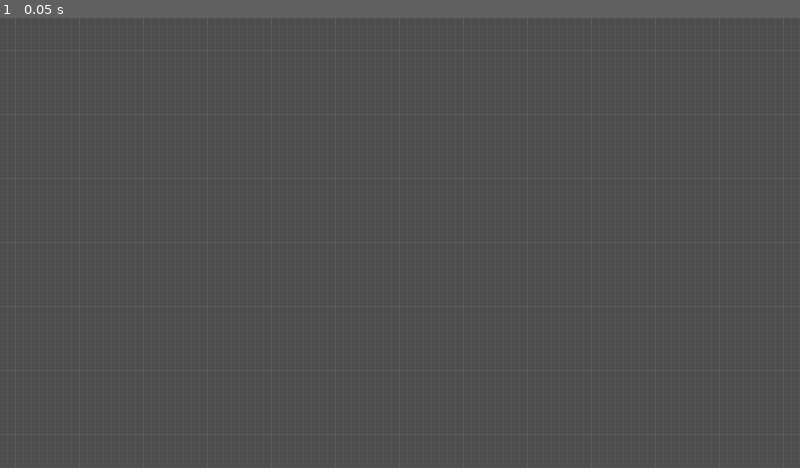
Above: before the commit, frame 1.
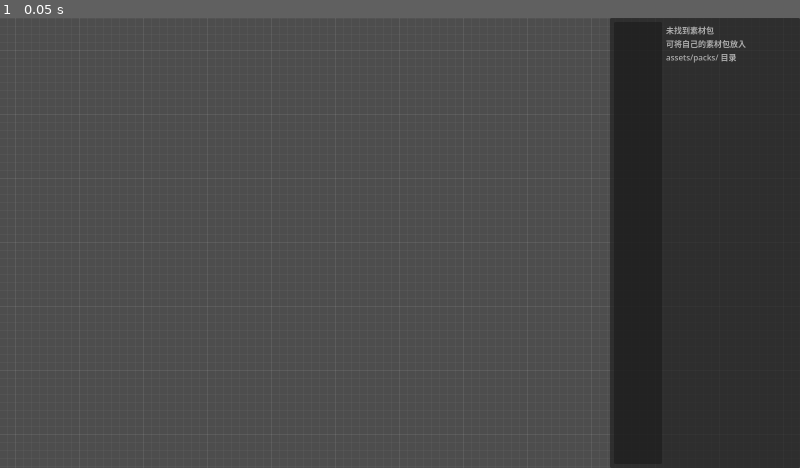
Above: after the commit, the same moment.

Repository: Xeehho/tilemason
Game: Godot game, scene res://scenes/main.tscn
Same seed, same stepped clock (60 frames per second), same inputs: the game is played once before the commit and once after it.
Inputs:
- Up to frame 1 (0.05 s): no input

The runs differ from the first frame. In frame 1, 24% of the frame differs, in the area x 76-100%, y 0-100%.

Commit message:
feat: 素材面板 UI——分类列表与整数倍缩略图（P0）
- 新增 AssetPanel（src/ui/asset_panel.gd）：纯代码动态构建，左侧分类列表
  （design.md §6.1 九类中文名，仅显示实际有素材的分类），右侧缩略图网格
  （3 列，带名称与占格尺寸 tooltip），点击选中高亮并发 asset_selected 信号
- 像素纪律落地：缩略图整数倍放大 + 最近邻重采样（16px→4x=64、48px→1x=48），
  不做任意拉伸；缩略图纹理按素材缓存
- main.gd：面板右侧 380px 全高停靠（画布之上、网格线之下）；记录选中素材
  供放置工具使用；空库时面板给出放置素材包的引导文案
- 新增无人值守视觉取证基建：窗口模式追加 -- --screenshot 用户参数，
  延时 1.2s 截屏 viewport 存 user://screenshot_editor.png 后自动退出
  （headless 无渲染，视觉验证统一走此通道）
- 验证：--import、check-only 全 0、冒烟正常（素材 8 项）、双探针
  20/20+42/42 重跑通过；截图经视觉分析验收：4 分类中文正常、缩略图
  渲染清晰、画布网格可见、无越界/空白/乱码/重叠缺陷

Co-authored-by: GLM <noreply@z.ai>

Diff:
--- a/src/main.gd
+++ b/src/main.gd
@@ -6,7 +6,8 @@
 
 var _document := MapDocument.new() ## 地图文档（design.md §9：规则方块层 + 自由物件层）
 var _commands := CommandStack.new() ## 命令栈（撤销/重做地基，后续工具路由接入）
-var _library := AssetLibrary.new() ## 素材库（扫描 assets/packs 与 user://packs）
+var _library := AssetLibrary.new() ## 素材库（扫描 assets/demo、assets/packs 与 user://packs）
+var _selected_asset_id := "" ## 当前选中素材（素材面板点击，后续放置工具使用）
 
 func _ready() -> void:
 	var camera := EditorCamera.new()
@@ -17,4 +18,41 @@
 	add_child(grid)
 
 	var asset_count := _library.scan(AssetLibrary.default_roots())
+	_build_asset_panel()
+
 	print("[TileMason] 编辑器骨架启动：grid=%dpx，文档 %d 层就绪，素材 %d 项；滚轮缩放，中键/空格+左键平移" % [DEFAULT_GRID, _document.layer_count(), asset_count])
+
+	if OS.get_cmdline_user_args().has("--screenshot"):
+		_capture_screenshot() # 无人值守视觉取证：延时截屏后退出
+
+## 素材面板：右侧全高停靠（design.md §6.1 最小版）
+func _build_asset_panel() -> void:
+	var layer := CanvasLayer.new()
+	layer.layer = 10 # 画布之上、网格覆盖层(100)之下
+	add_child(layer)
+	var panel := AssetPanel.new()
+	panel.setup(_library)
+	panel.asset_selected.connect(_on_asset_selected)
+	layer.add_child(panel)
+	panel.anchor_left = 1.0
+	panel.anchor_right = 1.0
+	panel.anchor_top = 0.0
+	panel.anchor_bottom = 1.0
+	panel.offset_left = -380
+	panel.offset_right = 0
+	panel.offset_top = 0
+	panel.offset_bottom = 0
+
+func _on_asset_selected(asset_id: String) -> void:
+	_selected_asset_id = asset_id
+	var asset := _library.get_asset(asset_id)
+	if not asset.is_empty():
+		print("[TileMason] 选中素材：%s（%s · %s）" % [asset["name"], asset_id, asset["category"]])
+
+## 视觉取证用：等待布局与纹理就绪后截屏存盘并退出（须窗口模式运行，headless 无渲染）
+func _capture_screenshot() -> void:
+	await get_tree().create_timer(1.2).timeout
+	var img := get_viewport().get_texture().get_image()
+	img.save_png("user://screenshot_editor.png")
+	print("[TileMason] 截图：%s" % ProjectSettings.globalize_path("user://screenshot_editor.png"))
+	get_tree().quit(0)
--- /dev/null
+++ b/src/ui/asset_panel.gd
@@ -0,0 +1,129 @@
+class_name AssetPanel
+extends PanelContainer
+## 素材面板（design.md §6.1 最小版）：左分类列表 + 右缩略图网格
+## 像素纪律：缩略图整数倍放大 + 最近邻重采样，不做任意拉伸
+## 全部节点代码动态创建（.tscn 精简纪律）
+
+signal asset_selected(asset_id: String)
+
+const THUMB_BOX := 64 ## 缩略图最大边（px）：16px→4x=64、48px→1x=48，均为整数倍
+const PANEL_WIDTH := 380
+
+## 分类显示名（design.md §6.1）
+const CATEGORY_NAMES := {
+	"ground": "地面", "road": "道路", "wall": "墙体", "building": "建筑",
+	"tree": "树木", "stall": "摊位", "indoor": "室内", "furniture": "家具", "deco": "装饰",
+}
+
+var _library: AssetLibrary
+var _category_list: ItemList
+var _grid: GridContainer
+var _empty_hint: Label
+var _selected: TextureButton
+var _thumbs := {} # asset_id -> ImageTexture（整数倍缩放后的缩略图）
+
+func setup(library: AssetLibrary) -> void:
+	_library = library
+	custom_minimum_size = Vector2(PANEL_WIDTH, 0)
+	_build_ui()
+	_populate_categories()
+
+func _build_ui() -> void:
+	var margin := MarginContainer.new()
+	margin.add_theme_constant_override("margin_left", 8)
+	margin.add_theme_constant_override("margin_right", 8)
+	margin.add_theme_constant_override("margin_top", 8)
+	margin.add_theme_constant_override("margin_bottom", 8)
+	margin.set_anchors_preset(Control.PRESET_FULL_RECT)
+	add_child(margin)
+
+	var hbox := HBoxContainer.new()
+	hbox.add_theme_constant_override("separation", 8)
+	hbox.set_anchors_preset(Control.PRESET_FULL_RECT)
+	margin.add_child(hbox)
+
+	_category_list = ItemList.new()
+	_category_list.custom_minimum_size = Vector2(96, 0)
+	_category_list.size_flags_vertical = Control.SIZE_EXPAND_FILL
+	_category_list.item_selected.connect(_on_category_selected)
+	hbox.add_child(_category_list)
+
+	var scroll := ScrollContainer.new()
+	scroll.horizontal_scroll_mode = ScrollContainer.SCROLL_MODE_DISABLED
+	scroll.size_flags_horizontal = Control.SIZE_EXPAND_FILL
+	scroll.size_flags_vertical = Control.SIZE_EXPAND_FILL
+	hbox.add_child(scroll)
+
+	var box := VBoxContainer.new()
+	box.size_flags_horizontal = Control.SIZE_EXPAND_FILL
+	box.add_theme_constant_override("separation", 4)
+	scroll.add_child(box)
+
+	_grid = GridContainer.new()
+	_grid.columns = 3
+	_grid.add_theme_constant_override("h_separation", 6)
+	_grid.add_theme_constant_override("v_separation", 6)
+	box.add_child(_grid)
+
+	_empty_hint = Label.new()
+	_empty_hint.text = "此分类暂无素材"
+	_empty_hint.modulate.a = 0.6
+	_empty_hint.visible = false
+	box.add_child(_empty_hint)
+
+func _populate_categories() -> void:
+	var categories: Array = _library.get_categories() if _library != null else []
+	if categories.is_empty():
+		_empty_hint.text = "未找到素材包\n可将自己的素材包放入\nassets/packs/ 目录"
+		_empty_hint.visible = true
+		return
+	for i in categories.size():
+		var category := str(categories[i])
+		var display: String = CATEGORY_NAMES.get(category, category)
+		_category_list.add_item(display)
+		_category_list.set_item_metadata(i, category)
+	_category_list.select(0)
+	_category_list.item_selected.emit(0) # 默认展开第一个分类
+
+func _on_category_selected(index: int) -> void:
+	if _selected != null:
+		_selected.modulate = Color.WHITE
+		_selected = null
+	for child in _grid.get_children():
+		child.queue_free()
+	var category := str(_category_list.get_item_metadata(index))
+	var assets: Array = _library.get_assets_by_category(category)
+	_empty_hint.visible = assets.is_empty()
+	for asset in assets:
+		_grid.add_child(_make_thumb_button(asset as Dictionary))
+
+func _make_thumb_button(asset: Dictionary) -> TextureButton:
+	var asset_id := str(asset["id"])
+	var btn := TextureButton.new()
+	btn.texture_normal = _get_thumb(asset_id)
+	btn.tooltip_text = "%s\n占格 %d×%d" % [str(asset["name"]), (asset["cells"] as Vector2i).x, (asset["cells"] as Vector2i).y]
+	btn.pressed.connect(_on_thumb_pressed.bind(btn, asset_id))
+	return btn
+
+func _on_thumb_pressed(btn: TextureButton, asset_id: String) -> void:
+	if _selected != null:
+		_selected.modulate = Color.WHITE
+	_selected = btn
+	btn.modulate = Color(1.0, 0.9, 0.5) # 选中高亮
+	asset_selected.emit(asset_id)
+
+## 整数倍缩放缩略图（最近邻）：16px→4x、48px→1x，不产生非整数拉伸
+func _get_thumb(asset_id: String) -> ImageTexture:
+	if _thumbs.has(asset_id):
+		return _thumbs[asset_id]
+	var img := _library.load_image(asset_id)
+	if img == null:
+		return ImageTexture.new()
+	var scale := maxi(1, THUMB_BOX / maxi(img.get_width(), img.get_height()))
+	var thumb := img
+	if scale > 1:
+		thumb = img.duplicate()
+		thumb.resize(img.get_width() * scale, img.get_height() * scale, Image.INTERPOLATE_NEAREST)
+	var tex := ImageTexture.create_from_image(thumb)
+	_thumbs[asset_id] = tex
+	return tex
Not shown, added: src/ui/asset_panel.gd.uid
